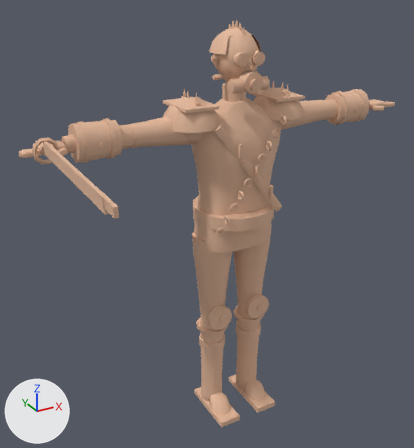
What one commit did to the Blender file creative/3d-characters/raider/source/tb_raider.blend.
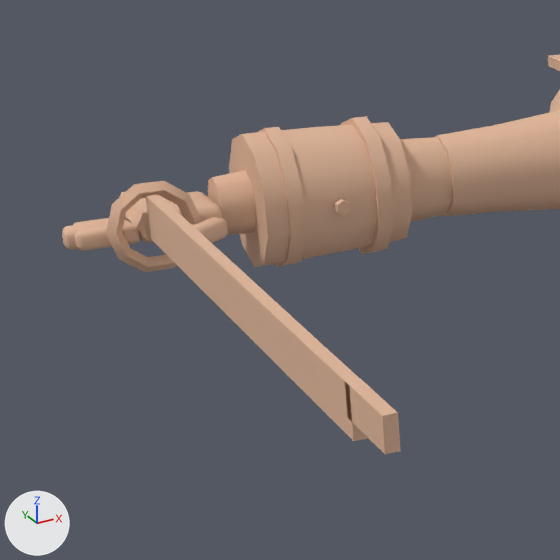
The first picture shows the older version from a 50 mm lens placed at (-1.204, -1.957, 1.935), pointed at (-0.186, -0.107, 1.01). The close-ups show the older and then the newer version on the part from 0% to 40% of the width and 19% to 56% of the height of that picture. Only the edits that show in the close-ups are written down. Lighting does not change. The marker at lower left points along +X, +Y and +Z.

In view in the first close-up: 'raider_mesh'.
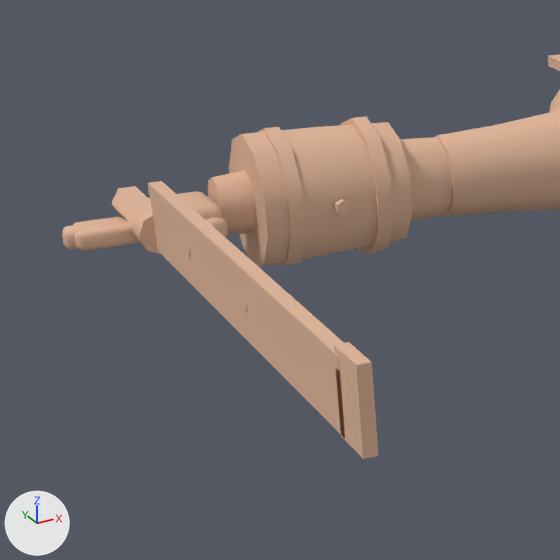
What differs and where, as boxes [x1, y1, x2, y2] in the close-ups (560 x 560 px; the box of a moved part takes in the faces that stretch with it):
'raider_mesh', reshaped: before [62, 54, 560, 454]; after [62, 54, 560, 459]
part 1 of me_raider_mesh, added (beige): after [133, 207, 161, 254]
part 2 of me_raider_mesh, added (beige): after [150, 196, 345, 438]
part 3 of me_raider_mesh, added: after [148, 181, 344, 371]
part 4 of me_raider_mesh, added (beige): after [334, 342, 378, 459]
part 5 of me_raider_mesh, deleted (beige): before [106, 181, 201, 272]
part 6 of me_raider_mesh, moved or reshaped: before [146, 194, 398, 454]; after [184, 239, 248, 313]

The edits, one by one:
me_raider_mesh is used by ob_raider_mesh; location (0.0, 0.0, 0.0).
me_raider_mesh had 3379 vertices, 3056 faces and spanned x -0.86..0.86, y -0.72..0.18, z 0.0..1.77.
me_raider_mesh now has 3387 vertices, 3048 faces and spans x -0.86..0.86, y -0.67..0.18, z 0.0..1.77.
me_raider_mesh part 1: a new loose piece, an 8-sided cylinder along y spanning x -0.797..-0.753, y -0.072..-0.047, z 1.358..1.402, in mat_tbc_skin (beige #e2b79a).
me_raider_mesh part 2: a new loose piece, a box spanning x -0.781..-0.769, y -0.63..-0.07, z 1.364..1.424, in mat_tbc_skin (beige #e2b79a).
me_raider_mesh part 3: a new loose piece, a box spanning x -0.782..-0.768, y -0.63..-0.07, z 1.42..1.432, in mat_tbc_skin (beige #e2b79a).
me_raider_mesh part 4: a new loose piece, a box spanning x -0.781..-0.769, y -0.67..-0.62, z 1.362..1.438, in mat_tbc_skin (beige #e2b79a).
me_raider_mesh part 5: the loose piece of 40 vertices spanning x -0.82..-0.73, y -0.05..-0.04, z 1.33..1.43 is deleted.
Part 6, on me_raider_mesh:
4 vertices are removed from x -0.78..-0.77, y -0.65, z 1.37..1.41.
12 faces are deleted.
24 vertices move from x -0.79..-0.76, y -0.72..0.05, z 1.37..1.41 to x -0.79..-0.76, y -0.38..0.06, z 1.36..1.41.
12 vertices are added at x -0.78..-0.77, y -0.39..-0.19, z 1.39..1.41.
16 new faces join them.
